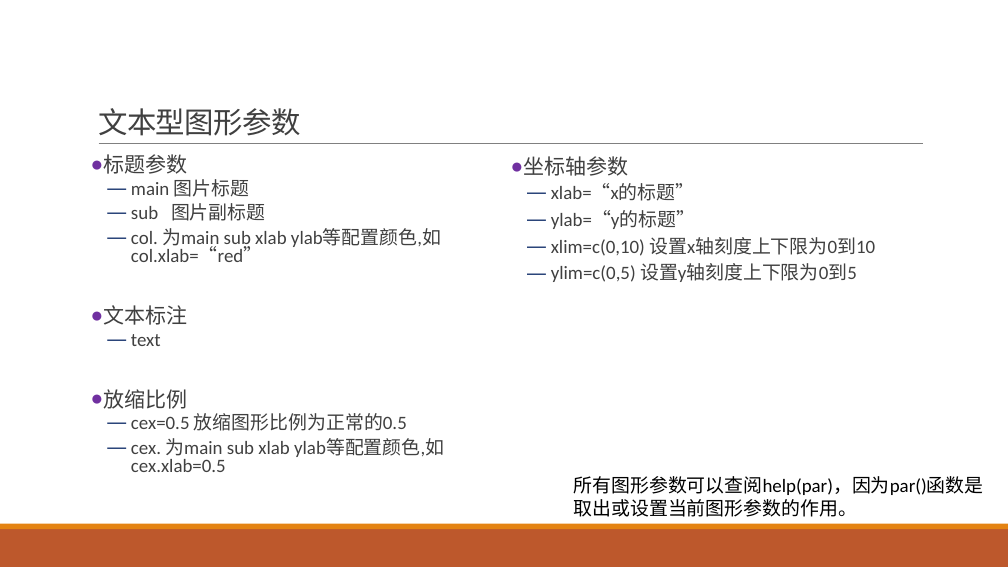
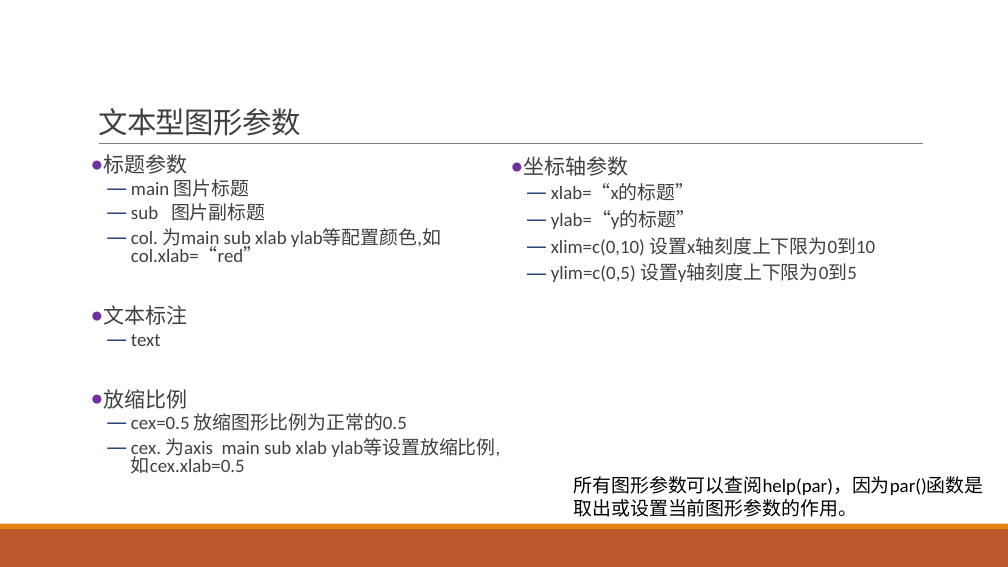
Before and after one commit to exoplanetX/DataAnalytics, a slide deck: slide 7 of 实验-5-数据可视化.pptx. Drawn at 1008x567 pixels with LibreOffice and Linux fonts; fonts in the diff are those of the drawing. Boxes give left, top, right and bottom in pixels: in the first picture for what was removed or moved away, otherwise in the second. Text is boxed around its words. In the diff, an @@ line names an element or a change of style, - is before the commit and + after.

```diff
--- a/实验-5-数据可视化.pptx
+++ b/实验-5-数据可视化.pptx
@@ text at (131, 438, 500, 473): text changed @@
-  — cex. 为main sub xlab ylab等配置颜色,如cex.xlab=0.5
+  — cex. 为axis main sub xlab ylab等设置放缩比例,如cex.xlab=0.5
```
Also in this commit, not shown: 5 other slides changed, 1 slide removed, 2 other files.
